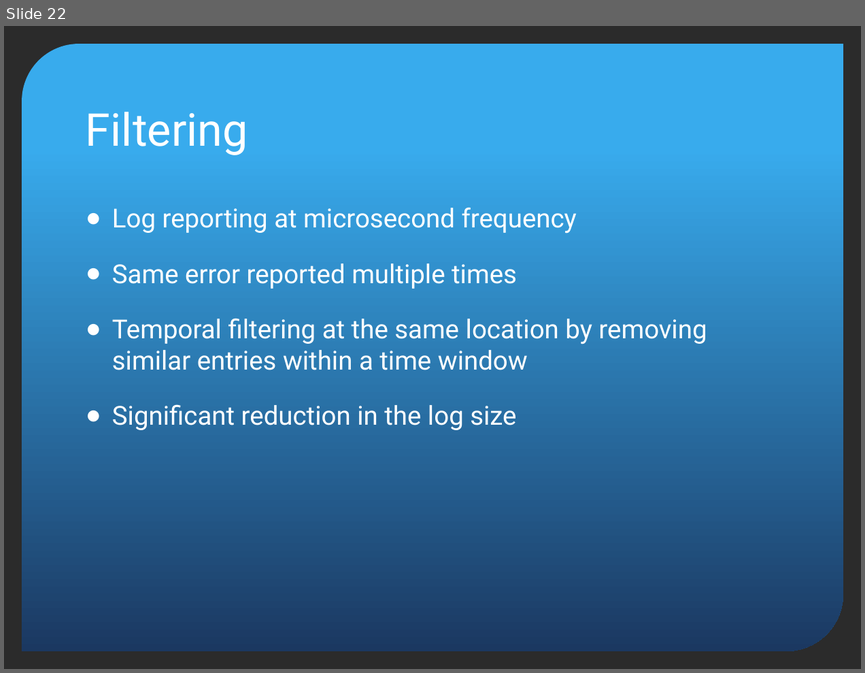
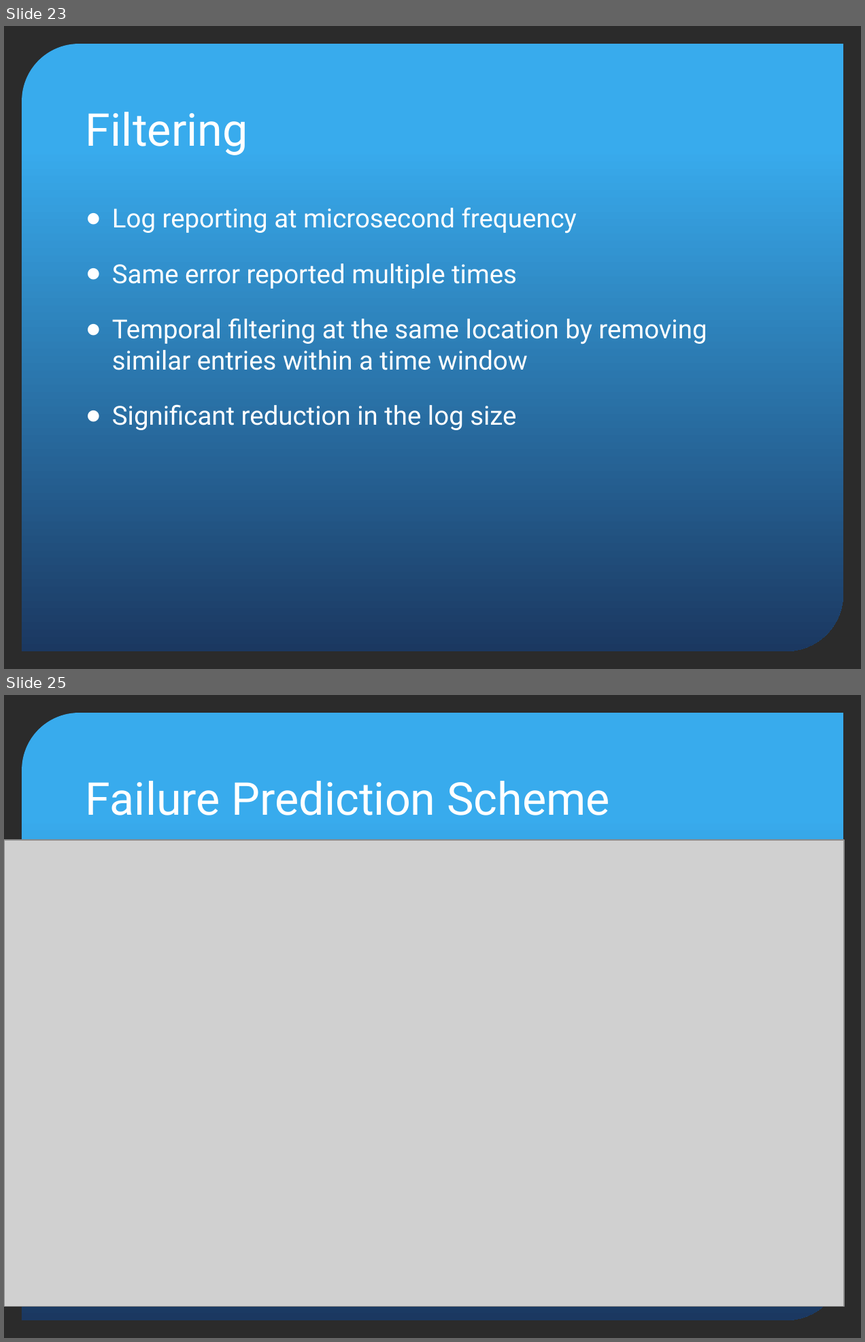
Before and after one commit to ChinmaySKulkarni/Cloud-Healing, a slide deck: report/BTech_Project.pptx. Shown one above the other, each under a label of ours: slide 22 before the commit, slides 23 and 25 after it; the slides between them are not shown. The pictures are 865x673 and 865x1342 pixels, drawn with LibreOffice and Linux fonts; fonts in the diff are those of the drawing; grey boxes stand for pictures; background and template pictures are left out; a plain dark background stands for a picture behind light text. Boxes give left, top, right and bottom in pixels: in the first picture for what was removed or moved away, otherwise in the second. Text is boxed around its words. In the diff, an @@ line names an element or a change of style, - is before the commit and + after.

```diff
--- a/report/BTech_Project.pptx
+++ b/report/BTech_Project.pptx
@@ slide 25 added at [4, 695, 861, 1338], background picture (left out); not listed: 1 template element that a slide beside it also shows @@
@@ title added at [86, 781, 610, 815], 38 pt, text #FFFFFF @@
+Failure Prediction Scheme
@@ picture added at [4, 840, 844, 1306] @@
@@ what was slide 22 is now slide 23 @@
```
Also in this commit, not shown: 6 slides changed, 4 other slides added, 1 slide removed, 12 other files.
